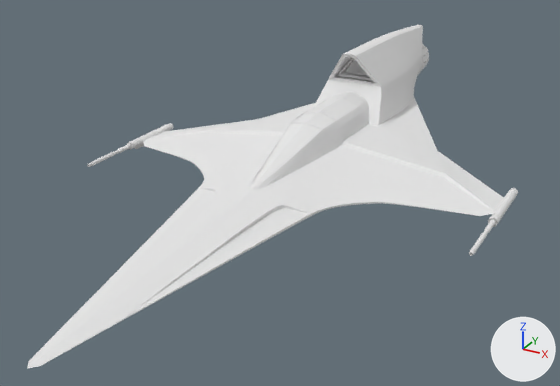
Two versions of the OBJ model resource/rff.obj, one commit apart.
One viewpoint serves both versions: a 50 mm lens placed at (2.47, -5.01, 2.2), pointed at (0.0, -0.52, -0.05). Every picture has the same lights, and +X, +Y and +Z are marked at lower right. Where no turn or scale is listed for an object, it has been applied to the vertices.

Names of what the first picture shows: 'cockpitglass', 'engine', 'enginecanopy', 'fighter', 'guns'.
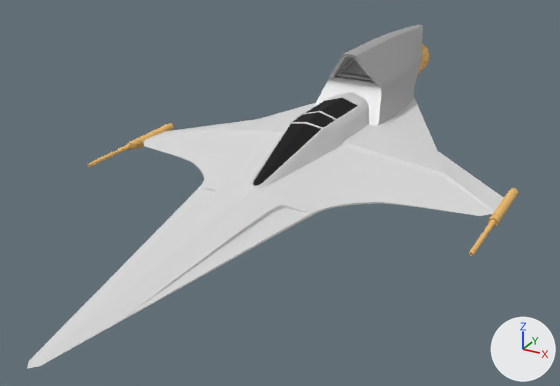
What differs and where, as boxes [x1, y1, x2, y2] in the pictures (560 x 386 px):
'fighter', recoloured, surface changed: [28, 92, 504, 368] in both
'enginecanopy', recoloured, surface changed: [314, 25, 423, 126] in both
'cockpitglass', recoloured, surface changed (white to black): [253, 98, 357, 186] in both
'guns', recoloured, surface changed (white to orange): [87, 123, 518, 256] in both
'engine', recoloured, surface changed: [418, 43, 429, 75] in both

The change, as a list of edits to the scene's bpy script:
```text
Change mat_default:
    mat_default.base_color: (0.8, 0.8, 0.8) -> (0.504, 0.504, 0.504)  # white #e7e7e7 -> grey #bcbcbc
    mat_default.metallic: 0.0 -> 0.5
Add mat_brushed_bronze:
    mat_brushed_bronze = principled_material('Brushed_bronze')
    mat_brushed_bronze.base_color = (0.875, 0.518, 0.157)  # orange #f0bf6e
    mat_brushed_bronze.roughness = 0.933
Add mat_stained_silver0:
    mat_stained_silver0 = principled_material('Stained_silver0')
    mat_stained_silver0.base_color = (0.703, 0.703, 0.703)  # light grey #dadada
    mat_stained_silver0.roughness = 0.922
Add mat_metallic_varnish:
    mat_metallic_varnish = principled_material('Metallic_Varnish')
    mat_metallic_varnish.base_color = (0.0, 0.0, 0.0)  # black #000000
    mat_metallic_varnish.roughness = 0.922
Change me_cockpitglass:
    where me_cockpitglass.from_pydata(...)  # 778 vertices, 776 faces; spans x -0.21..0.21, y -0.89..0.78, z 0.12..0.39
    remove me_cockpitglass.materials.append(mat_default)  # white #e7e7e7
    add me_cockpitglass.materials.append(mat_metallic_varnish)  # black #000000
Change me_engine:
    where me_engine.from_pydata(...)  # 1739 vertices, 1727 faces; spans x -0.186..0.186, y 1.54..2.265, z 0.181..0.554
    remove me_engine.materials.append(mat_default)  # white #e7e7e7
    add me_engine.materials.append(mat_brushed_bronze)  # orange #f0bf6e
Change me_fighter:
    where me_fighter.from_pydata(...)  # 2594 vertices, 2592 faces; spans x -1.46..1.46, y -2.96..1.62, z -0.06..0.39
    remove me_fighter.materials.append(mat_default)  # white #e7e7e7
    add me_fighter.materials.append(mat_stained_silver0)  # light grey #dadada
Change me_guns:
    where me_guns.from_pydata(...)  # 972 vertices, 944 faces; spans x -1.52..1.52, y -0.86..0.2, z -0.05..0.03
    remove me_guns.materials.append(mat_default)  # white #e7e7e7
    add me_guns.materials.append(mat_brushed_bronze)  # orange #f0bf6e
```
